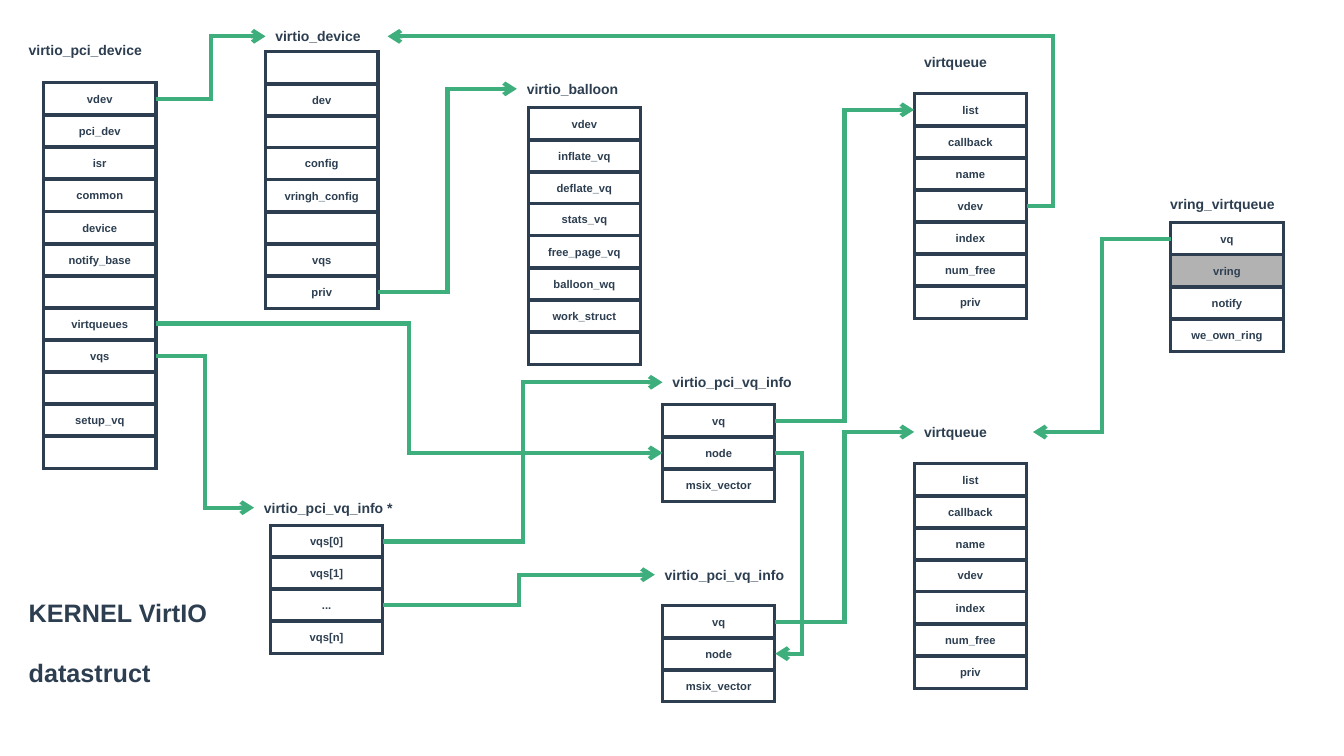
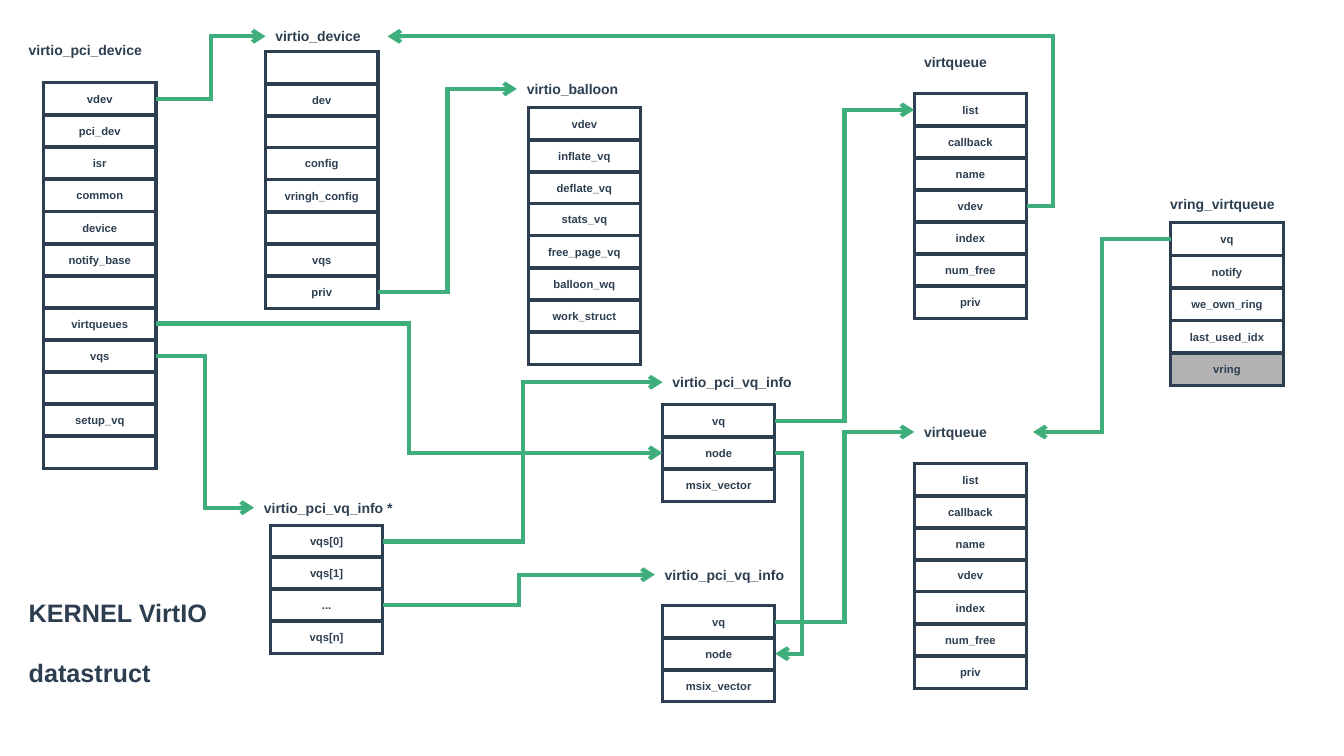
Before and after one commit to zaiqiang-dong/zaiqiang, a slide deck: slide 2 of picture/vitrualization/kvm/io/io.pptx. Drawn at 1344x756 pixels with LibreOffice and Linux fonts; fonts in the diff are those of the drawing. Boxes give left, top, right and bottom in pixels: in the first picture for what was removed or moved away, otherwise in the second. Text is boxed around its words. In the diff, an @@ line names an element or a change of style, - is before the commit and + after.

```diff
--- a/picture/vitrualization/kvm/io/io.pptx
+++ b/picture/vitrualization/kvm/io/io.pptx
@@ rectangle "notify": place and size @@
-rectangle "notify" at box(1171, 286, 1284, 320)
+rectangle "notify" at box(1171, 256, 1284, 289)
@@ rectangle "we_own_ring": place and size @@
-rectangle "we_own_ring" at box(1171, 319, 1284, 352)
+rectangle "we_own_ring" at box(1171, 287, 1284, 321)
@@ rectangle added at box(1171, 321, 1284, 354), outline #2C3E50 2.25 pt, 8 pt, text #2C3E50, bold @@
+last_used_idx
@@ rectangle "vring": place and size @@
-rectangle "vring" at box(1171, 255, 1284, 288)
+rectangle "vring" at box(1171, 353, 1284, 386)
```
Also in this commit, not shown: 2 other slides changed, 7 slides added, 2 slides removed, 21 other files.
